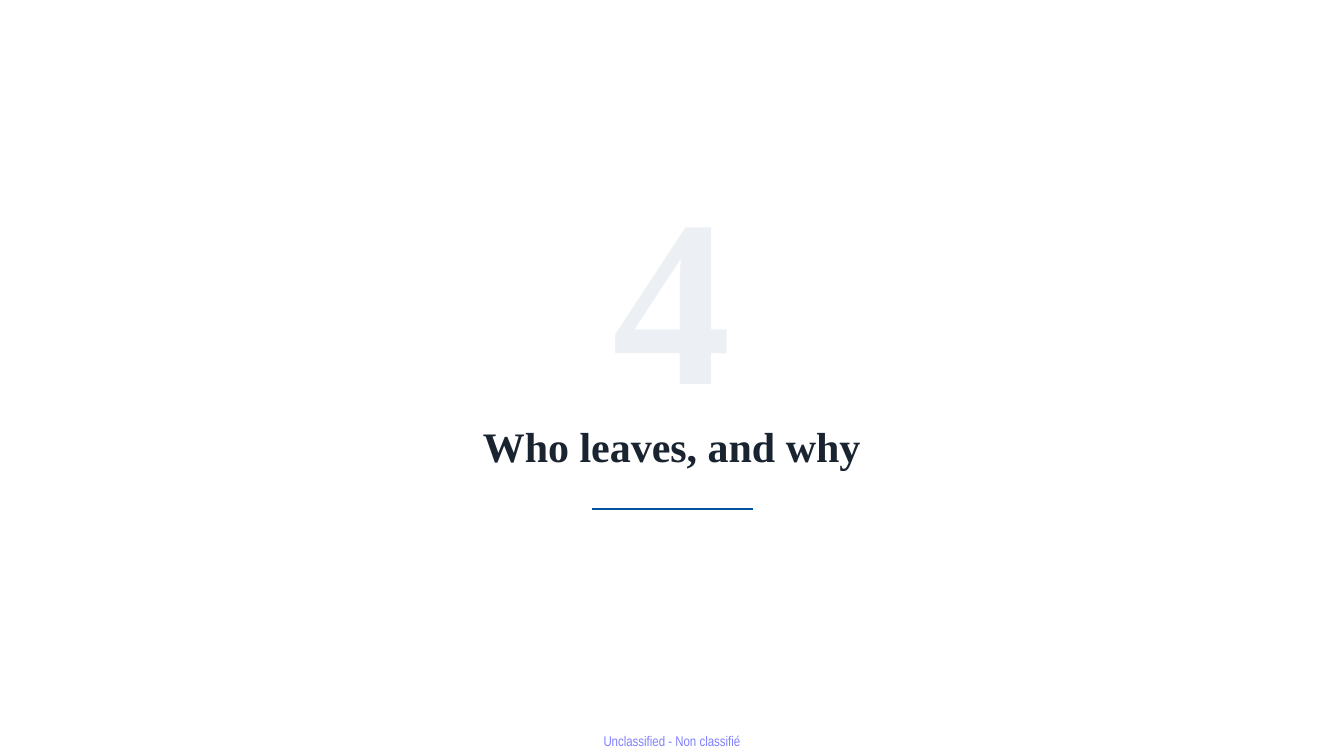
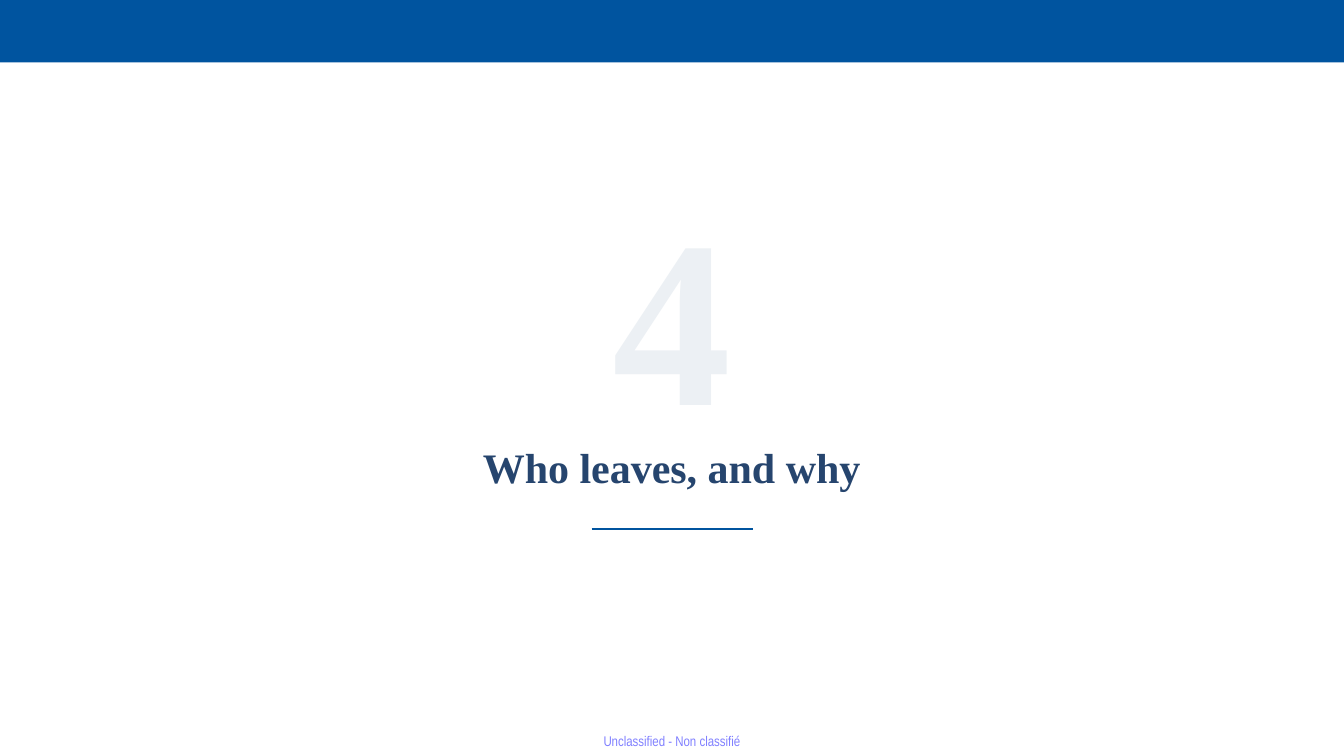
Before and after one commit to jedr1-ship-it/Alternative-Pathways----Quant, a slide deck: slide 24 of report/Proyect_US_v4.pptx (slide 23 before the commit). Drawn at 1344x756 pixels with LibreOffice and Linux fonts; fonts in the diff are those of the drawing. Boxes give left, top, right and bottom in pixels: in the first picture for what was removed or moved away, otherwise in the second. Text is boxed around its words. In the diff, an @@ line names an element or a change of style, - is before the commit and + after.

```diff
--- a/report/Proyect_US_v4.pptx
+++ b/report/Proyect_US_v4.pptx
@@ rectangle added at bbox=[0, 0, 1344, 63], fill #00549F @@
@@ text "Who leaves, and why": place and size @@
-text "Who leaves, and why" at bbox=[483, 433, 861, 470]
+text "Who leaves, and why" at bbox=[483, 454, 861, 491]
@@ text "Who leaves, and why" at bbox=[483, 454, 861, 491]: text colour #1A2430 to #26456E @@
@@ line moved from (592, 509) - (753, 509) to (592, 529) - (753, 529) @@
```
Also in this commit, not shown: 12 other slides changed, 1 slide added, 1 other file.
